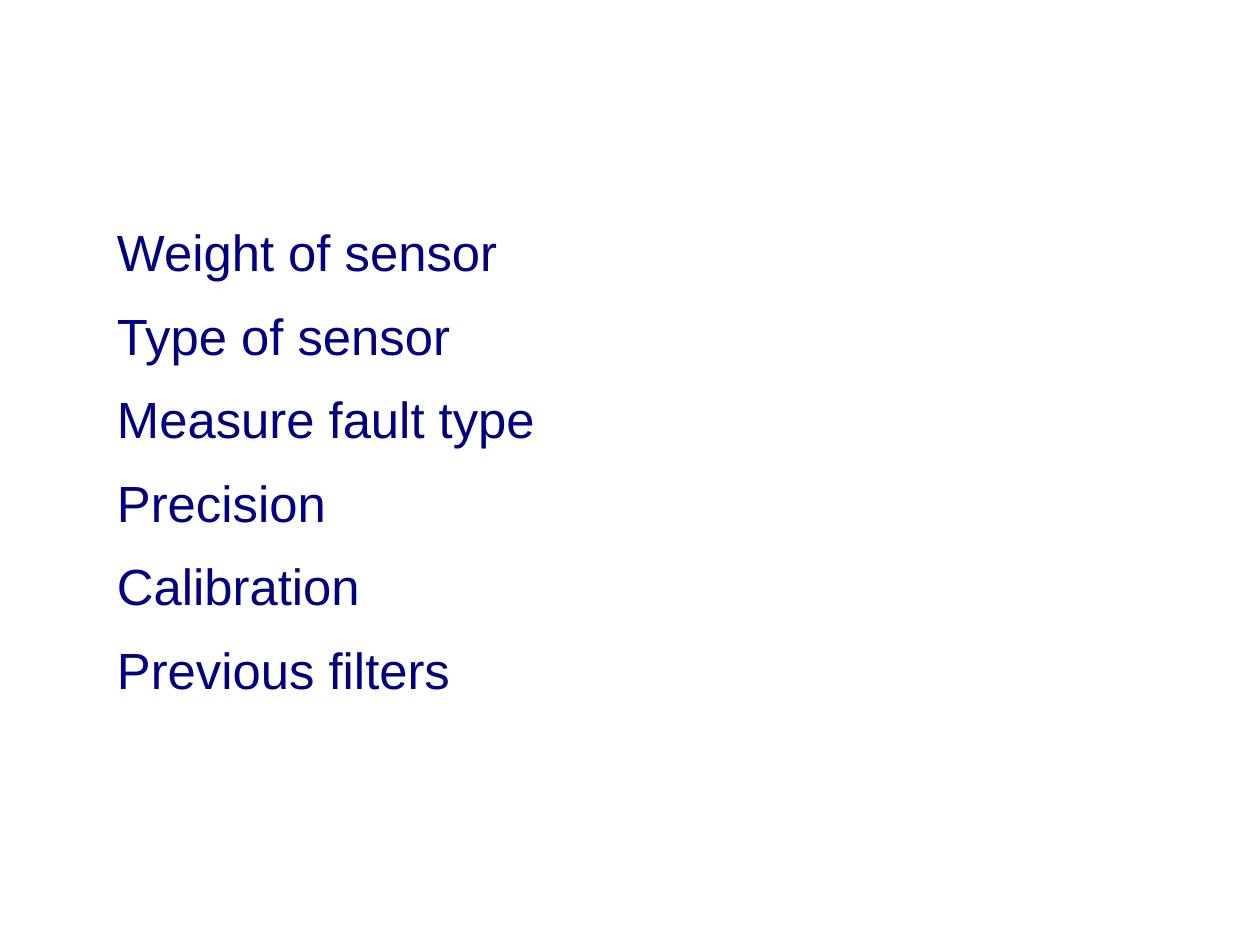
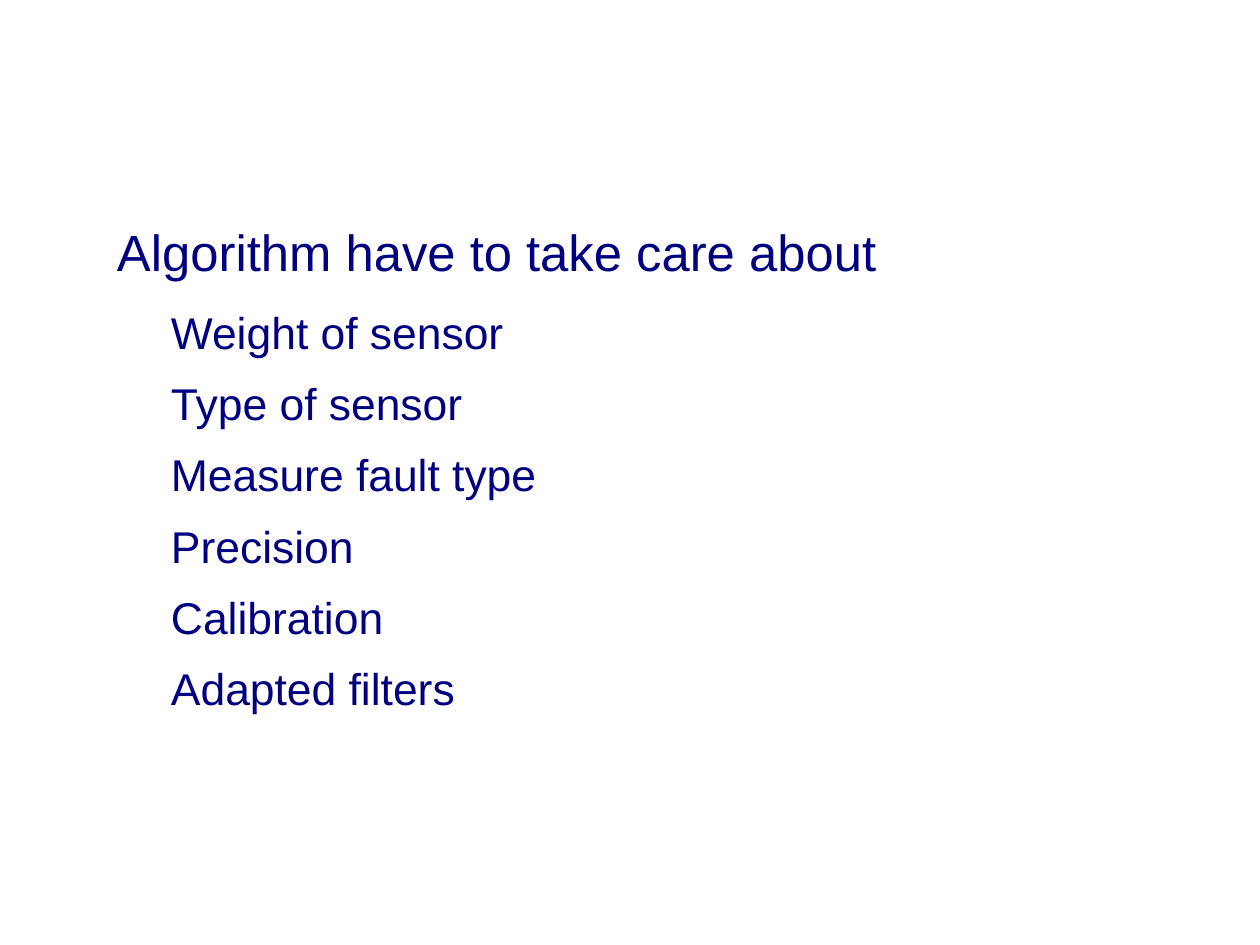
Before and after one commit to MrPerfekt/Car, a slide deck: slide 18 of doc/documents/Presentation/Presentation.odp. Drawn at 1260x945 pixels with LibreOffice and Linux fonts; fonts in the diff are those of the drawing; background and template pictures are left out. Boxes give left, top, right and bottom in pixels: in the first picture for what was removed or moved away, otherwise in the second. Text is boxed around its words. In the diff, an @@ line names an element or a change of style, - is before the commit and + after.

```diff
--- a/doc/documents/Presentation/Presentation.odp
+++ b/doc/documents/Presentation/Presentation.odp
@@ text at (x1=117, y1=234, x2=876, y2=282): paragraph added @@
+● Algorithm have to take care about
@@ text at (x1=171, y1=316, x2=536, y2=635): size 32 to 28 pt in "Weight of sensor", "Type of sensor", "Measure fault type", "Precision" and 1 more places; bullet ● to −; list level 1 to 2 in "Weight of sensor"; list level 1 to 2 in "Type of sensor"; list level 1 to 2 in "Measure fault type"; list level 1 to 2 in "Precision"; list level 1 to 2 in "Calibration" @@
@@ text at (x1=171, y1=672, x2=455, y2=715): text changed; size 32 to 28 pt @@
-● Previous filters
+  − Adapted filters
```
Also in this commit, not shown: 10 other slides changed, 1 slide added, 1 slide removed, 1 other file.
